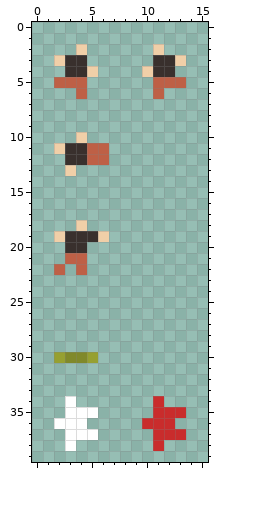
A pixel-art sprite gets an edit: Assets/Sprites/entities/player.png. Above, as it was before the edit.
The file is 16x40 pixels.
After:
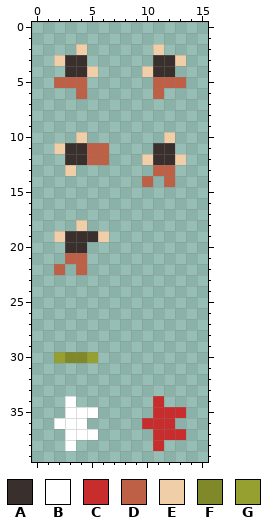
Palette (. is transparent): A #39302d  B #ffffff  C #c92c2c  D #be6046  E #f0cfa8  F #80892a  G #96a031
Difference:
y 10: x 12 . -> E
y 11: x 11..12 .. -> AA
y 12: x 10..13 .... -> EAAE
y 13: x 11..12 .. -> DD
y 14: x 10 . -> D; x 12 . -> D
